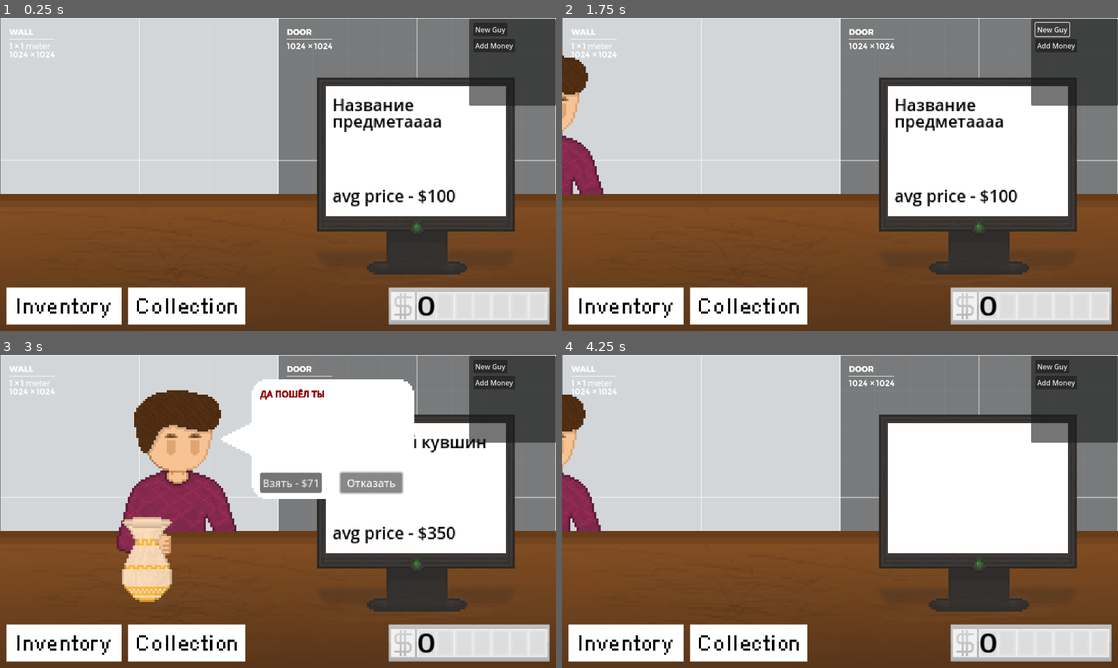
Above: before the commit, frames 1-4 (two rows, left to right).
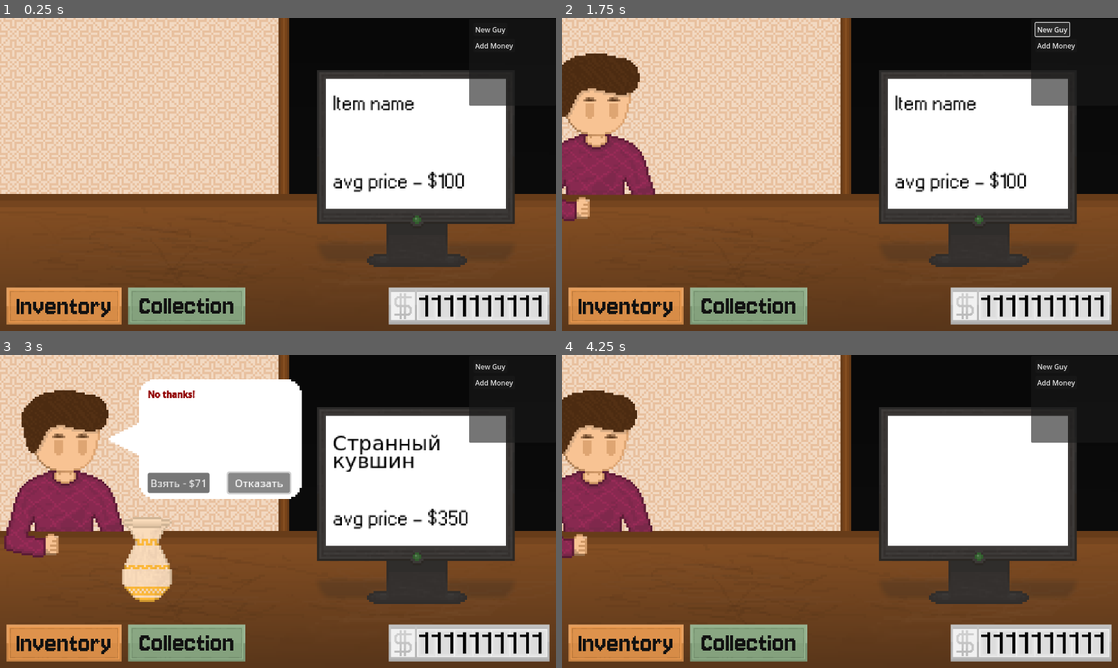
Above: after the commit, the same moments.

Repository: xRy0/LudumDare58
Game: Godot game, scene res://Game.tscn
Two runs of this game, one before a commit and one after it. Both use one fixed random seed, a clock stepped at 60 frames per second and the inputs below.
Inputs (mouse positions are in pixels of both pictures, inside the frame that each line leads up to):
- Up to frame 1 (0.25 s): no input
- Up to frame 2 (1.75 s): click (1029, 305) at 0.5 s; click "New Guy" at 1.25 s
- Up to frame 3 (3 s): click "New Guy" at 2 s; click "Отказать" at 2.75 s
- Up to frame 4 (4.25 s): click (628, 642) at 3.5 s

The runs differ from the first frame. In frame 1, 52% of the frame differs, in the area x 0-100%, y 0-98%; in frame 2, 51%; in frame 3, 51%; in frame 4, 50%.

Commit message:
adding textures and removing placeholders

Diff:
--- a/Game.tscn
+++ b/Game.tscn
@@ -1,19 +1,21 @@
-[gd_scene load_steps=28 format=3 uid="uid://wv55ssu6ivls"]
+[gd_scene load_steps=31 format=3 uid="uid://wv55ssu6ivls"]
 
 [ext_resource type="Script" uid="uid://be34ymwo5ydau" path="res://game.gd" id="1_xkndl"]
 [ext_resource type="Texture2D" uid="uid://bmh712irsy8ls" path="res://assets/Sprite-0001.png" id="2_2vekm"]
 [ext_resource type="Texture2D" uid="uid://b7xtxihdis5nt" path="res://assets/monitor.png" id="3_lvtmh"]
 [ext_resource type="Texture2D" uid="uid://cgxwvjisd7c6x" path="res://assets/stol.png" id="4_yyih5"]
-[ext_resource type="Texture2D" uid="uid://t6cstdixd2bg" path="res://assets/inventory.png" id="5_gwjdr"]
-[ext_resource type="Texture2D" uid="uid://divokkgqm3wqu" path="res://assets/collection.png" id="6_lvtmh"]
+[ext_resource type="Texture2D" uid="uid://dl46tb422jfje" path="res://assets/inv_btn.png" id="5_qjyg3"]
+[ext_resource type="Texture2D" uid="uid://bng3gu3ma8e4" path="res://assets/coll_btn.png" id="6_elkpi"]
+[ext_resource type="FontFile" uid="uid://dh2d8oldbj8i7" path="res://assets/Jersey10-Regular.ttf" id="7_0yprl"]
 [ext_resource type="Texture2D" uid="uid://bd5n5ajgxc71j" path="res://assets/money counter.png" id="7_qjyg3"]
-[ext_resource type="Texture2D" uid="uid://cgiyr5qotp53s" path="res://addons/kenney_prototype_textures/light/texture_10.png" id="7_yyih5"]
 [ext_resource type="Texture2D" uid="uid://pmr6sycklt4r" path="res://assets/item_bust.png" id="8_elkpi"]
-[ext_resource type="Texture2D" uid="uid://dv0tqgxi6tkkx" path="res://addons/kenney_prototype_textures/light/texture_12.png" id="8_qjyg3"]
 [ext_resource type="Script" uid="uid://bcrechktnlgfa" path="res://scripts/item.gd" id="8_yyih5"]
 [ext_resource type="Script" uid="uid://cumasmawgccyt" path="res://scripts/character.gd" id="9_yx171"]
 [ext_resource type="Texture2D" uid="uid://dm4a58dfgyngk" path="res://assets/dude.png" id="12_0yprl"]
+[ext_resource type="Texture2D" uid="uid://g5an5p4ateu4" path="res://assets/door.png" id="13_0yprl"]
+[ext_resource type="Texture2D" uid="uid://t2p45ckid81" path="res://assets/room-wp.png" id="13_elkpi"]
 [ext_resource type="Texture2D" uid="uid://d51ik6r03d70" path="res://assets/textbox.png" id="13_wuoie"]
+[ext_resource type="FontFile" uid="uid://ctwqafmt7eden" path="res://assets/W95FA.otf" id="16_elkpi"]
 
 [sub_resource type="CanvasTexture" id="CanvasTexture_0yprl"]
 diffuse_texture = ExtResource("2_2vekm")
@@ -21,23 +23,32 @@
 
 [sub_resource type="LabelSettings" id="LabelSettings_yyih5"]
 line_spacing = -7.26
+font = ExtResource("16_elkpi")
+font_size = 20
 font_color = Color(0, 0, 0, 1)
 
 [sub_resource type="CanvasTexture" id="CanvasTexture_wuoie"]
 resource_local_to_scene = true
-diffuse_texture = ExtResource("5_gwjdr")
+diffuse_texture = ExtResource("5_qjyg3")
 texture_filter = 1
 
 [sub_resource type="CanvasTexture" id="CanvasTexture_bvhbk"]
-diffuse_texture = ExtResource("6_lvtmh")
-texture_filter = 1
+diffuse_texture = ExtResource("6_elkpi")
+texture_filter = 1
+
+[sub_resource type="LabelSettings" id="LabelSettings_wuoie"]
+font = ExtResource("7_0yprl")
+font_size = 65
+font_color = Color(0.06666667, 0.06666667, 0.06666667, 1)
 
 [sub_resource type="CanvasTexture" id="CanvasTexture_cpsxm"]
 diffuse_texture = ExtResource("7_qjyg3")
 texture_filter = 1
 
 [sub_resource type="LabelSettings" id="LabelSettings_yhmtn"]
-font_size = 41
+line_spacing = 0.0
+font = ExtResource("16_elkpi")
+font_size = 233
 font_color = Color(0.011764706, 0.011764706, 0.011764706, 1)
 
 [sub_resource type="CanvasTexture" id="CanvasTexture_hmewc"]
@@ -128,8 +139,8 @@
 tracks/0/interp = 1
 tracks/0/loop_wrap = true
 tracks/0/keys = {
-"times": PackedFloat32Array(0, 0.99),
-"transitions": PackedFloat32Array(1, 1),
+"times": PackedFloat32Array(0.46666667, 1),
+"transitions": PackedFloat32Array(1.8025012, 3.7321332),
 "update": 0,
 "values": [Vector2(640, 361.00003), Vector2(1919.9999, 360.00003)]
 }
@@ -140,7 +151,7 @@
 tracks/1/interp = 1
 tracks/1/loop_wrap = true
 tracks/1/keys = {
-"times": PackedFloat32Array(0, 0.99),
+"times": PackedFloat32Array(0, 1),
 "transitions": PackedFloat32Array(1, 1),
 "update": 0,
 "values": [0.0, 0.0]
@@ -184,7 +195,7 @@
 tracks/0/loop_wrap = true
 tracks/0/keys = {
 "times": PackedFloat32Array(0, 1),
-"transitions": PackedFloat32Array(1, 1),
+"transitions": PackedFloat32Array(0.3789293, 0.37892908),
 "update": 0,
 "values": [Vector2(295.00003, 359), Vector2(640, 363)]
 }
@@ -215,7 +226,7 @@
 
 [node name="Node2D" type="Node2D" node_paths=PackedStringArray("money_label")]
 script = ExtResource("1_xkndl")
-money_label = NodePath("lombard/Table/TextureButton3/Label")
+money_label = NodePath("lombard/Table/PriceLabel")
 
 [node name="Background" type="Sprite2D" parent="."]
 visible = false
@@ -230,25 +241,26 @@
 [node name="Table_PC" type="Sprite2D" parent="lombard/Table"]
 z_index = 1
 texture_filter = 1
-position = Vector2(640.5, 361)
+position = Vector2(640.50006, 344)
 scale = Vector2(4.9960938, 4.986111)
 texture = ExtResource("3_lvtmh")
 
 [node name="Name" type="Label" parent="lombard/Table/Table_PC"]
-offset_left = 24.719313
-offset_top = -37.905293
+texture_filter = 1
+offset_left = 24.719315
+offset_top = -34.295258
 offset_right = 186.10857
-offset_bottom = 30.07301
+offset_bottom = 33.683044
 scale = Vector2(0.475, 0.475)
-text = "Название предметаааа"
+text = "Item name"
 label_settings = SubResource("LabelSettings_yyih5")
 autowrap_mode = 2
 
 [node name="Price" type="Label" parent="lombard/Table/Table_PC"]
-offset_left = 24.719313
-offset_top = 3.610033
+offset_left = 24.719315
+offset_top = 2.4066925
 offset_right = 186.10857
-offset_bottom = 31.476915
+offset_bottom = 30.273575
 scale = Vector2(0.475, 0.475)
 text = "avg price - $100"
 label_settings = SubResource("LabelSettings_yyih5")
@@ -256,7 +268,7 @@
 
 [node name="Table_BG" type="Sprite2D" parent="lombard/Table"]
 texture_filter = 1
-position = Vector2(639.99994, 360.00003)
+position = Vector2(639.99994, 360)
 scale = Vector2(5, 5.0000005)
 texture = ExtResource("4_yyih5")
 
@@ -273,6 +285,8 @@
 size_flags_horizontal = 0
 size_flags_vertical = 8
 texture_normal = SubResource("CanvasTexture_wuoie")
+ignore_texture_size = true
+stretch_mode = 0
 
 [node name="CollectionButton2" type="TextureButton" parent="lombard/Table"]
 anchors_preset = 2
@@ -287,6 +301,24 @@
 texture_normal = SubResource("CanvasTexture_bvhbk")
 ignore_texture_size = true
 stretch_mode = 0
+
+[node name="CollectionLabel" type="Label" parent="lombard/Table"]
+offset_left = 303.0
+offset_top = 627.0
+offset_right = 558.0
+offset_bottom = 698.0
+text = "Collection"
+label_settings = SubResource("LabelSettings_wuoie")
+horizontal_alignment = 1
+
+[node name="InventoryLabel" type="Label" parent="lombard/Table"]
+offset_left = 22.0
+offset_top = 628.0
+offset_right = 273.0
+offset_bottom = 699.0
+text = "Inventory"
+label_settings = SubResource("LabelSettings_wuoie")
+horizontal_alignment = 1
 
 [node name="TextureButton3" type="TextureButton" parent="lombard/Table"]
 anchors_preset = 3
@@ -305,13 +337,13 @@
 ignore_texture_size = true
 stretch_mode = 0
 
-[node name="Label" type="Label" parent="lombard/Table/TextureButton3"]
-layout_mode = 0
-offset_left = 12.799986
-offset_right = 176.79999
-offset_bottom = 57.0
+[node name="PriceLabel" type="Label" parent="lombard/Table"]
+offset_left = 961.00006
+offset_top = 634.0
+offset_right = 1786.1367
+offset_bottom = 861.0
 scale = Vector2(0.366, 0.295)
-text = "0"
+text = "1111111111"
 label_settings = SubResource("LabelSettings_yhmtn")
 
 [node name="Item" type="Node" parent="lombard/Table" node_paths=PackedStringArray("current_texture", "current_price", "current_description")]
@@ -329,17 +361,19 @@
 
 [node name="Background" type="Node" parent="lombard"]
 
-[node name="Sprite2D" type="Sprite2D" parent="lombard/Background"]
+[node name="Door-bg" type="Sprite2D" parent="lombard/Background"]
 z_index = -1
-position = Vector2(960, 327.50003)
-scale = Vector2(0.6249999, 0.63964844)
-texture = ExtResource("7_yyih5")
-
-[node name="Sprite2D2" type="Sprite2D" parent="lombard/Background"]
+texture_filter = 1
+position = Vector2(320, 360)
+scale = Vector2(5.0312495, 5.0138884)
+texture = ExtResource("13_elkpi")
+
+[node name="WP-bg" type="Sprite2D" parent="lombard/Background"]
 z_index = -1
-position = Vector2(320.5, 327.50003)
-scale = Vector2(0.62402344, 0.63964844)
-texture = ExtResource("8_qjyg3")
+texture_filter = 1
+position = Vector2(962.49994, 359.50003)
+scale = Vector2(5.023437, 5.0069447)
+texture = ExtResource("13_0yprl")
 
 [node name="Character" type="Node" parent="lombard" node_paths=PackedStringArray("chat_text", "take_button", "reject_button", "chatbox")]
 script = ExtResource("9_yx171")
@@ -372,6 +406,7 @@
 offset_right = 208.929
 offset_bottom = 96.658005
 scale = Vector2(0.25, 0.25)
+theme_override_fonts/normal_font = ExtResource("16_elkpi")
 bbcode_enabled = true
 text = "[color=#000000]Йоу чувак, зацени [b]ЭТО
 [/b]Отрыл на хате у своей
--- a/project.godot
+++ b/project.godot
@@ -19,6 +19,9 @@
 
 window/size/viewport_width=1280
 window/size/viewport_height=720
+window/size/resizable=false
+window/stretch/mode="viewport"
+window/stretch/scale_mode="integer"
 
 [rendering]
 
--- a/scripts/character.gd
+++ b/scripts/character.gd
@@ -62,20 +62,20 @@
 	var chance = randi() % 100
 	print(chance)
 	if chance > 50:
-		chat_text.text = """[color=#000000]Блин [i]мне очень нужны[/i]
-[color=#ff0000][b]БАБКИ[/b][/color]
-Давай скину пару баксов...[/color]"""
+		chat_text.text = """[color=#000000]Shit, homie [i]I need money[/i]
+[color=#ff0000][b]ASAP[/b][/color]
+I could even throw price off a little...[/color]"""
 		var price = randi() % offer_price
 		offer_price = price
-		take_button.text = "Взять - $" + str(price)
+		take_button.text = "Take - $" + str(price)
 	else:
-		chat_text.text = """[b][color=#900000]ДА ПОШËЛ ТЫ[/color][/b]"""
+		chat_text.text = """[b][color=#900000]No thanks![/color][/b]"""
 		anim_player.play("guy_leave")
 		await anim_player.animation_finished
 		chatbox.visible = false
 		$"../Table/Item".hide_item()
-		chat_text.text = """[color=#000000]Йоу чувак, зацени [b]ЭТО
-[/b]Отрыл на хате у своей
-бабули, выглядит [b][color=#ff0000]дорого[/color][/b][/color]"""
+		chat_text.text = """[color=#000000]Heya! Check [b]THIS[/b] out!
+Found in my grandmas house
+Looks [b][color=#ff0000]expensive![/color][/b][/color]"""
 		come_and_offer()
 	pass # Replace with function body.
Binary file added: assets/Jersey10-Regular.ttf
Not shown, added: assets/Jersey10-Regular.ttf.import
Binary file added: assets/W95FA.otf
Not shown, added: assets/W95FA.otf.import
Binary file added: assets/coll_btn.png
Not shown, changed: assets/coll_btn.png.import
Binary file removed: assets/collection.jpg
Binary file removed: assets/collection.png
Binary file added: assets/door.png
Not shown, changed: assets/door.png.import
Binary file added: assets/inv_btn.png
Not shown, added: assets/inv_btn.png.import
(and 6 more such lines)
